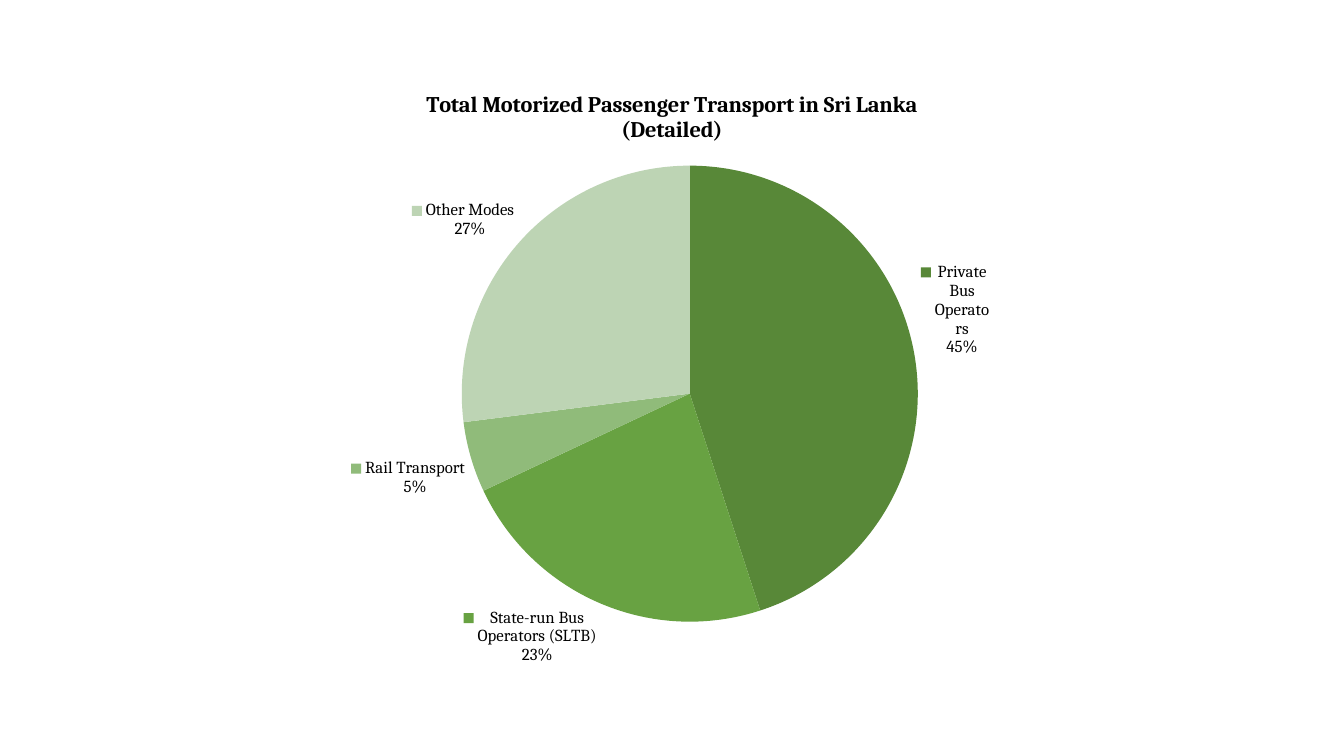
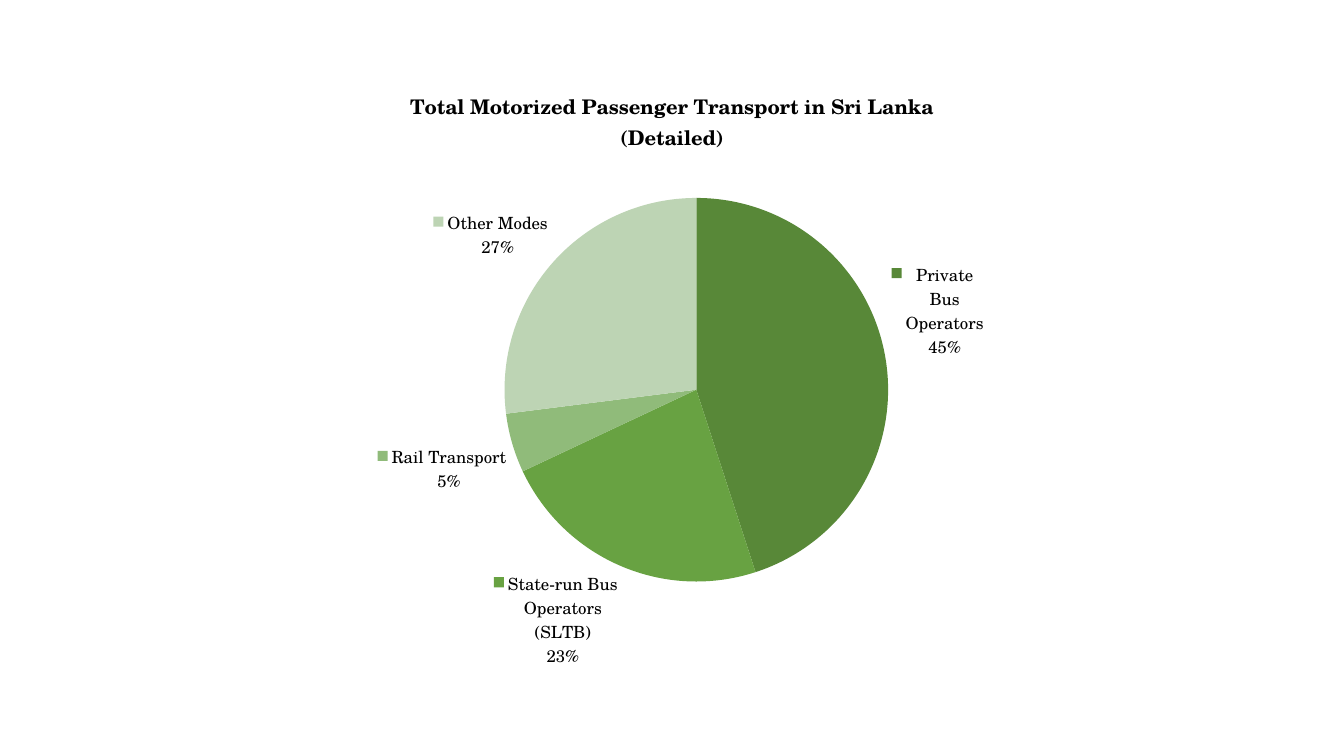
Before and after one commit to afthaj/finalThesis, a slide deck: slide 1 of figures 2.pptx. Drawn at 1344x756 pixels with LibreOffice and Linux fonts; fonts in the diff are those of the drawing. Boxes give left, top, right and bottom in pixels: in the first picture for what was removed or moved away, otherwise in the second. Text is boxed around its words. In the diff, an @@ line names an element or a change of style, - is before the commit and + after.

```diff
--- a/figures 2.pptx
+++ b/figures 2.pptx
@@ pie chart at [327, 68, 1017, 688] @@
@@ data labels of Total Motorized Passenger Transport in Sri Lanka (Detailed) changed @@
@@ lettering changed @@
```
Also in this commit, not shown: 3 other slides changed, 20 other files.
